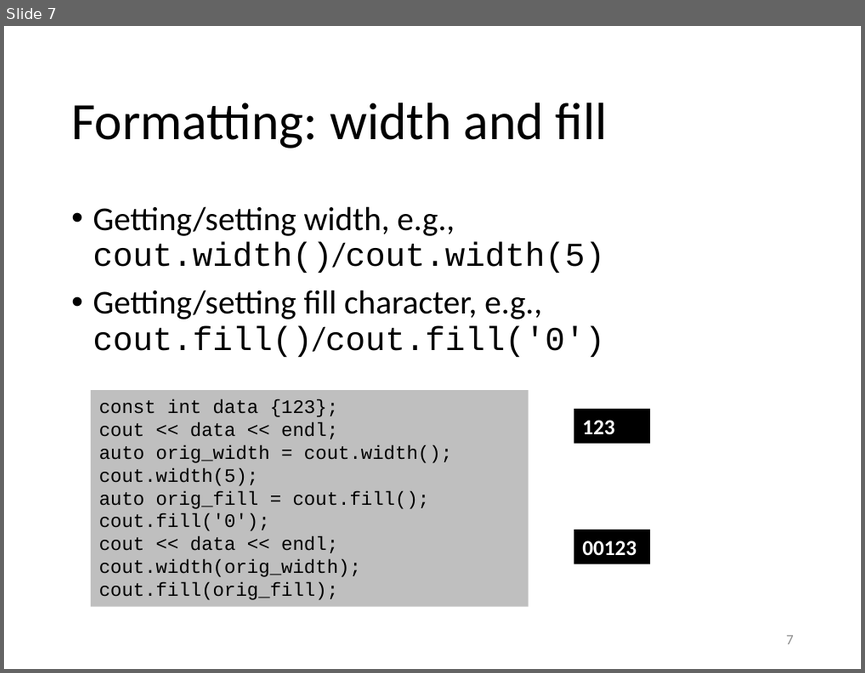
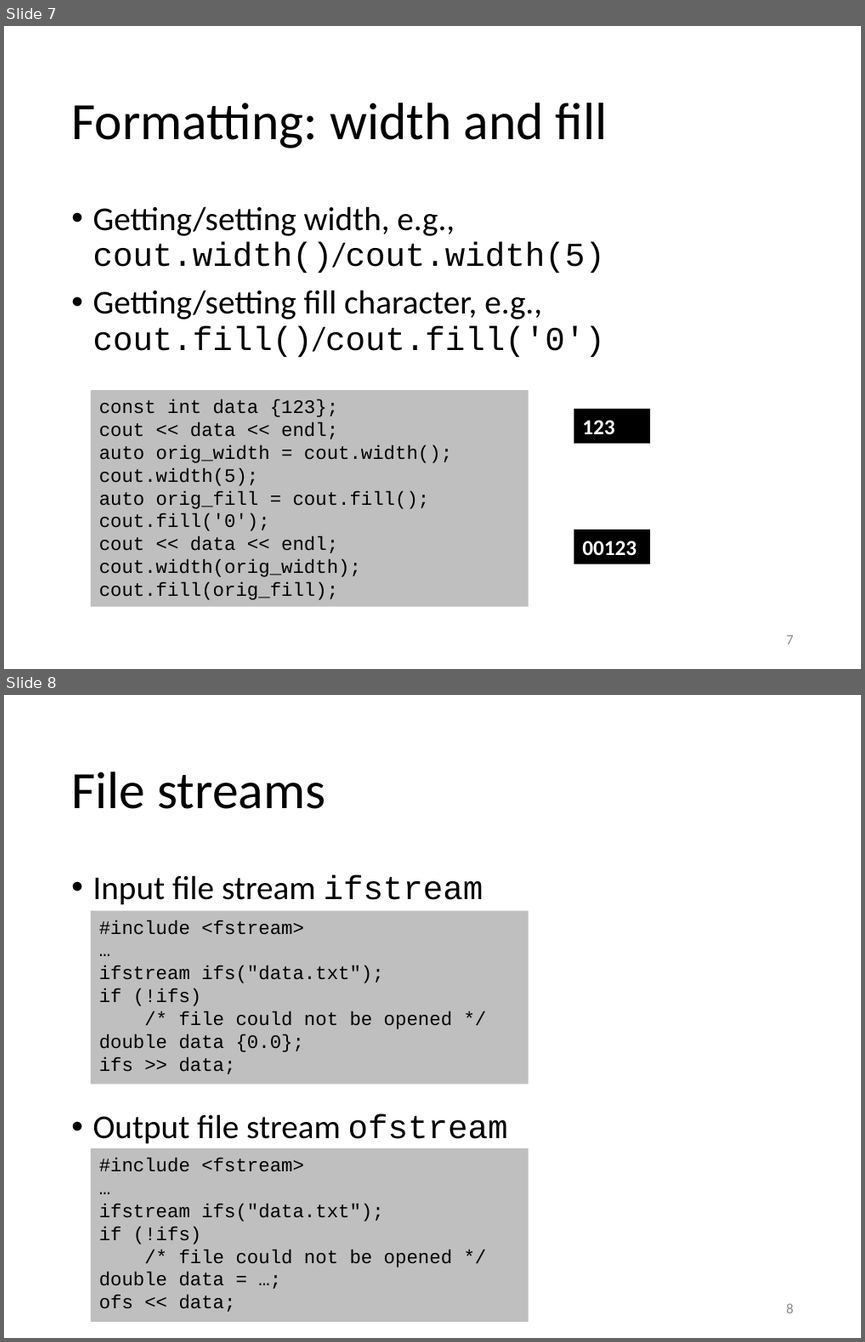
Before and after one commit to gjbex/training-material, a slide deck: CPlusPlus/08_essential_cpp_io.pptx. Shown one above the other, each under a label of ours: slide 7 before the commit, slides 7 and 8 after it. The pictures are 865x673 and 865x1342 pixels, drawn with LibreOffice and Linux fonts; fonts in the diff are those of the drawing. Boxes give left, top, right and bottom in pixels: in the first picture for what was removed or moved away, otherwise in the second. Text is boxed around its words. In the diff, an @@ line names an element or a change of style, - is before the commit and + after.

Commit message:
Added file I/O slide

```diff
--- a/CPlusPlus/08_essential_cpp_io.pptx
+++ b/CPlusPlus/08_essential_cpp_io.pptx
@@ slide 8 added at <box>4,695,861,1338</box>, background #FFFFFF @@
@@ title added at <box>71,771,325,809</box>, 44 pt, text #000000 @@
+File streams
@@ text added at <box>93,875,508,1144</box>, 28 pt, text #000000 @@
+• Input file stream ifstream
+• Output file stream ofstream
@@ rectangle added at <box>91,911,528,1084</box>, fill #BFBFBF, 16 pt, text #000000 @@
+#include <fstream>
+…
+ifstream ifs("data.txt");
+if (!ifs)
+/* file could not be opened */
+double data {0.0};
+ifs >> data;
@@ rectangle added at <box>91,1148,528,1321</box>, fill #BFBFBF, 16 pt, text #000000 @@
+#include <fstream>
+…
+ifstream ifs("data.txt");
+if (!ifs)
+/* file could not be opened */
+double data = …;
+ofs << data;
@@ page number added at <box>786,1303,793,1313</box>, 12 pt, text #8C8C8C @@
+8
```
Also in this commit, not shown: 1 other slide added.
